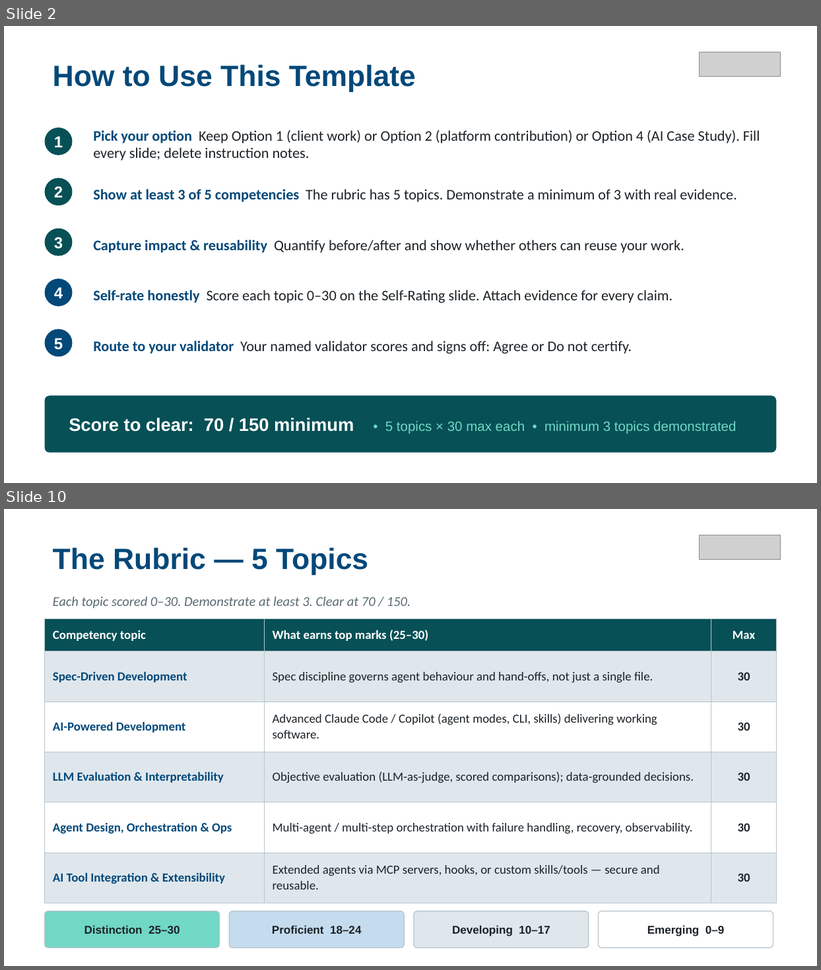
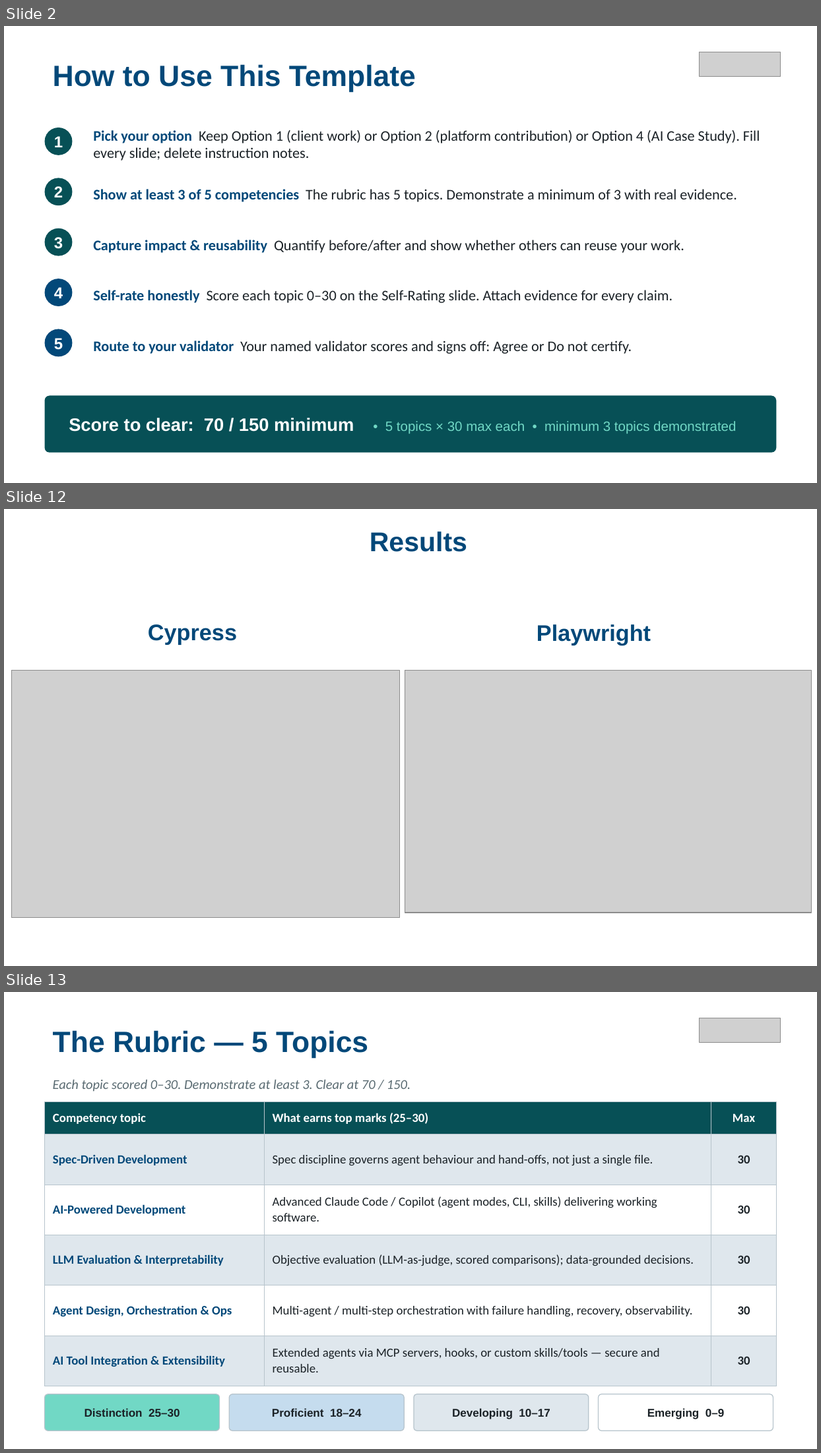
Before and after one commit to ajulian35/migration-cypress-to-playwright, a slide deck: docs/AI_Capstone_L2_Julian Largo.pptx. Shown one above the other, each under a label of ours: slides 2 and 10 before the commit, slides 2, 12 and 13 after it; the slides between them are not shown. The pictures are 821x970 and 821x1453 pixels, drawn with LibreOffice and Linux fonts; fonts in the diff are those of the drawing; grey boxes stand for pictures. Boxes give left, top, right and bottom in pixels: in the first picture for what was removed or moved away, otherwise in the second. Text is boxed around its words. In the diff, an @@ line names an element or a change of style, - is before the commit and + after.

```diff
--- a/docs/AI_Capstone_L2_Julian Largo.pptx
+++ b/docs/AI_Capstone_L2_Julian Largo.pptx
@@ slide 12 added at bbox=[4, 509, 817, 966], background #FFFFFF @@
@@ text added at bbox=[370, 531, 467, 552], 24 pt, text #024879, bold @@
+Results
@@ text added at bbox=[148, 625, 237, 644], 20 pt, text #024879, bold @@
+Cypress
@@ text added at bbox=[537, 625, 651, 645], 20 pt, text #024879, bold @@
+Playwright
@@ picture added at bbox=[11, 670, 399, 918] @@
@@ picture added at bbox=[405, 670, 811, 912] @@
@@ what was slide 10 is now slide 13 @@
```
Also in this commit, not shown: 10 slides changed, 2 other slides added, 6 other files.
